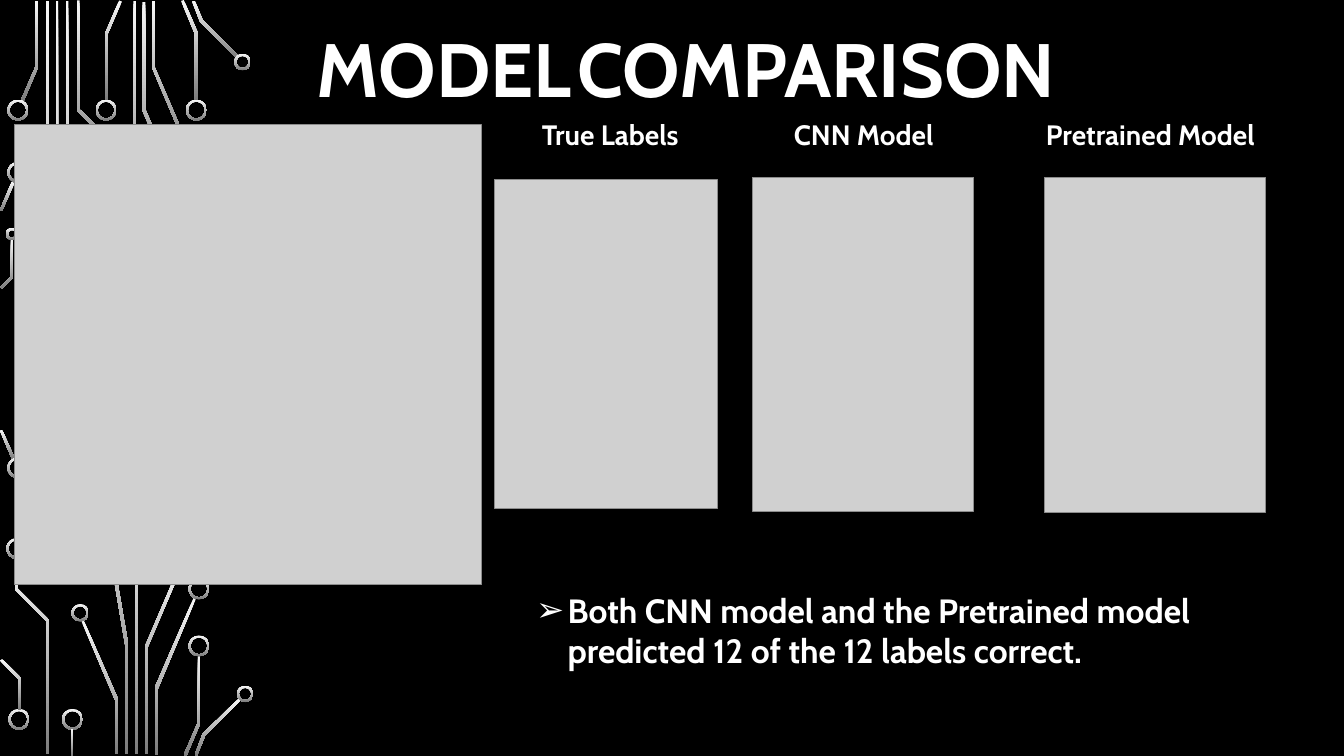
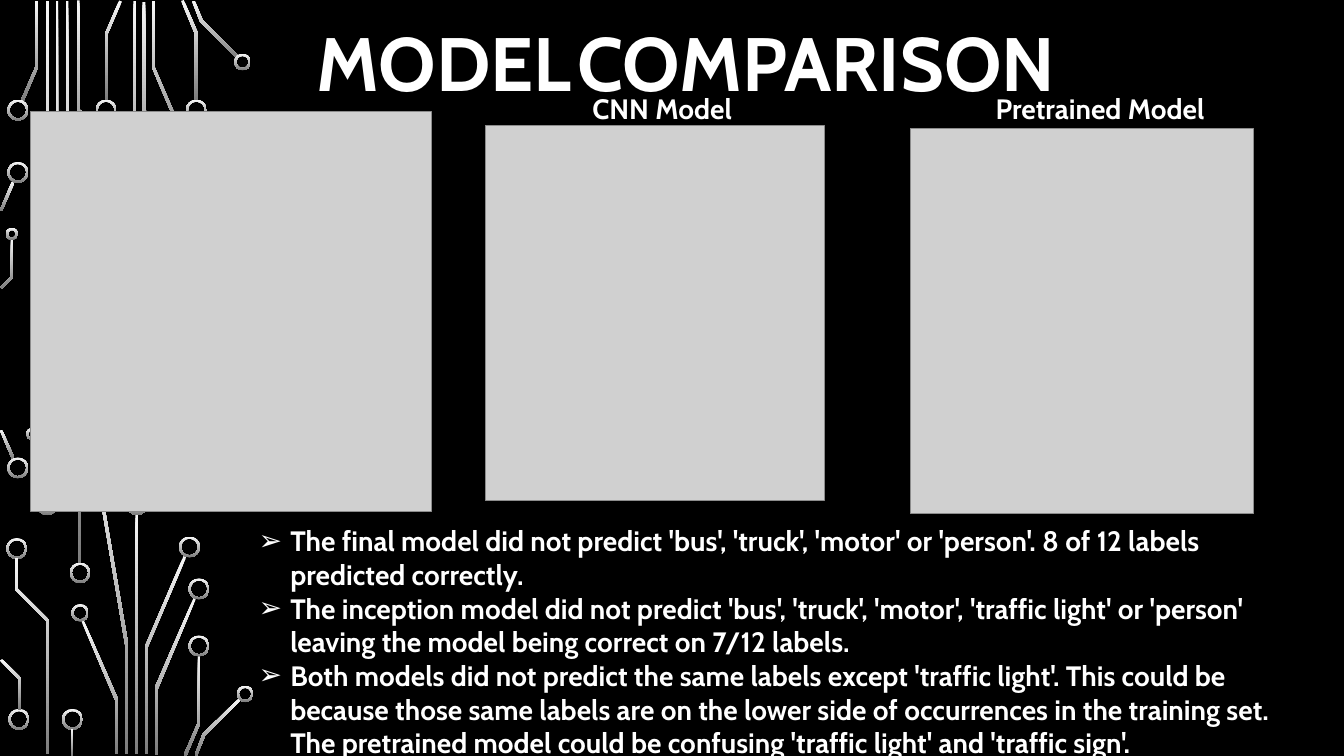
Before and after one commit to hpatel530/Image-Classification-for-Autonomous-Vehicles-, a slide deck: slide 10 of Capstone.pptx. Drawn at 1344x756 pixels with LibreOffice and Linux fonts; fonts in the diff are those of the drawing; grey boxes stand for pictures; background and template pictures are left out. Boxes give left, top, right and bottom in pixels: in the first picture for what was removed or moved away, otherwise in the second. Text is boxed around its words. In the diff, an @@ line names an element or a change of style, - is before the commit and + after.

```diff
--- a/Capstone.pptx
+++ b/Capstone.pptx
@@ text "MODEL COMPARISON" rewrapped from <box>316,43,1055,98</box> to <box>316,37,1055,107</box> @@
@@ picture: place and size @@
-picture at <box>14,125,482,585</box>
+picture at <box>31,112,432,512</box>
@@ text at <box>592,98,1205,126</box>: text changed @@
-True Labels CNN Model Pretrained Model
+CNN Model Pretrained Model
@@ picture: place and size @@
-picture at <box>495,179,718,509</box>
+picture at <box>485,125,824,500</box>
@@ picture: place and size @@
-picture at <box>1045,177,1265,513</box>
+picture at <box>910,129,1254,514</box>
@@ picture removed at <box>753,177,974,511</box> @@
@@ text added at <box>290,530,1268,756</box>, 20 pt, text #FFFFFF, bold @@
+➢ The final model did not predict 'bus', 'truck', 'motor' or 'person'. 8 of 12 labels predicted correctly.
+➢ The inception model did not predict 'bus', 'truck', 'motor', 'traffic light' or 'person' leaving the model being correct on 7/12 labels.
+➢ Both models did not predict the same labels except 'traffic light'. This could be because those same labels are on the lower side of occurrences in the training set. The pretrained model could be confusing 'traffic light' and 'traffic sign'.
@@ group added at <box>26,377,201,583</box>: 6 freeform shapes @@
@@ text removed at <box>568,597,1190,671</box> @@
-➢ Both CNN model and the Pretrained model predicted 12 of the 12 labels correct.
```
Also in this commit, not shown: 7 other slides changed.
